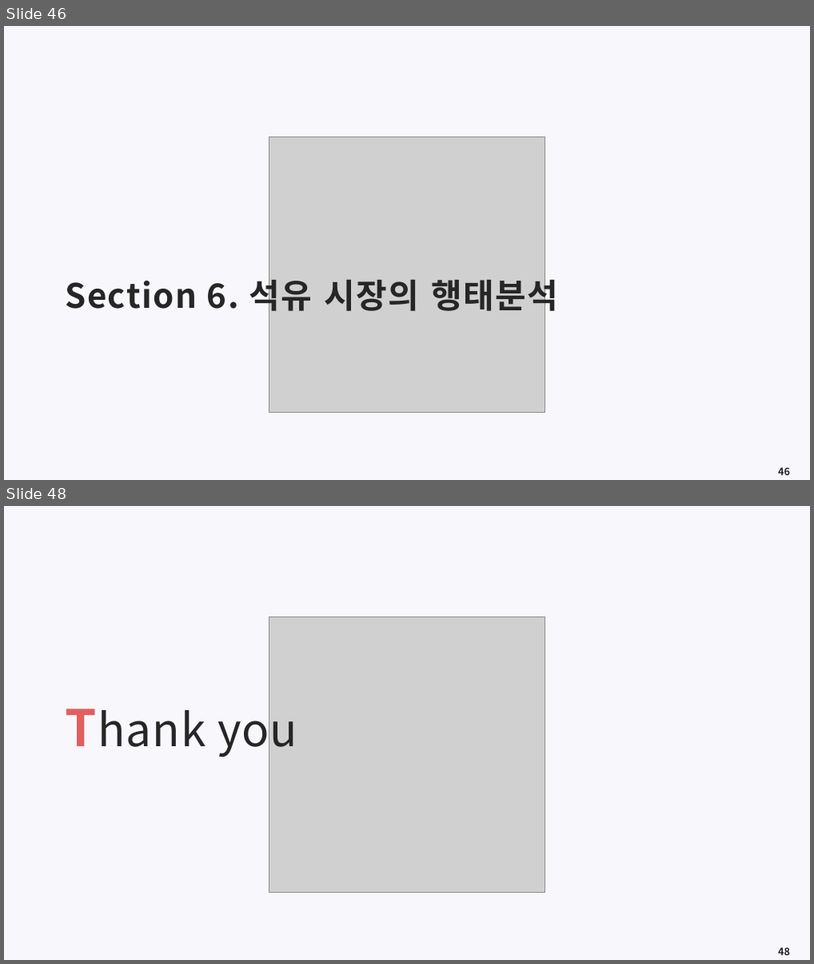
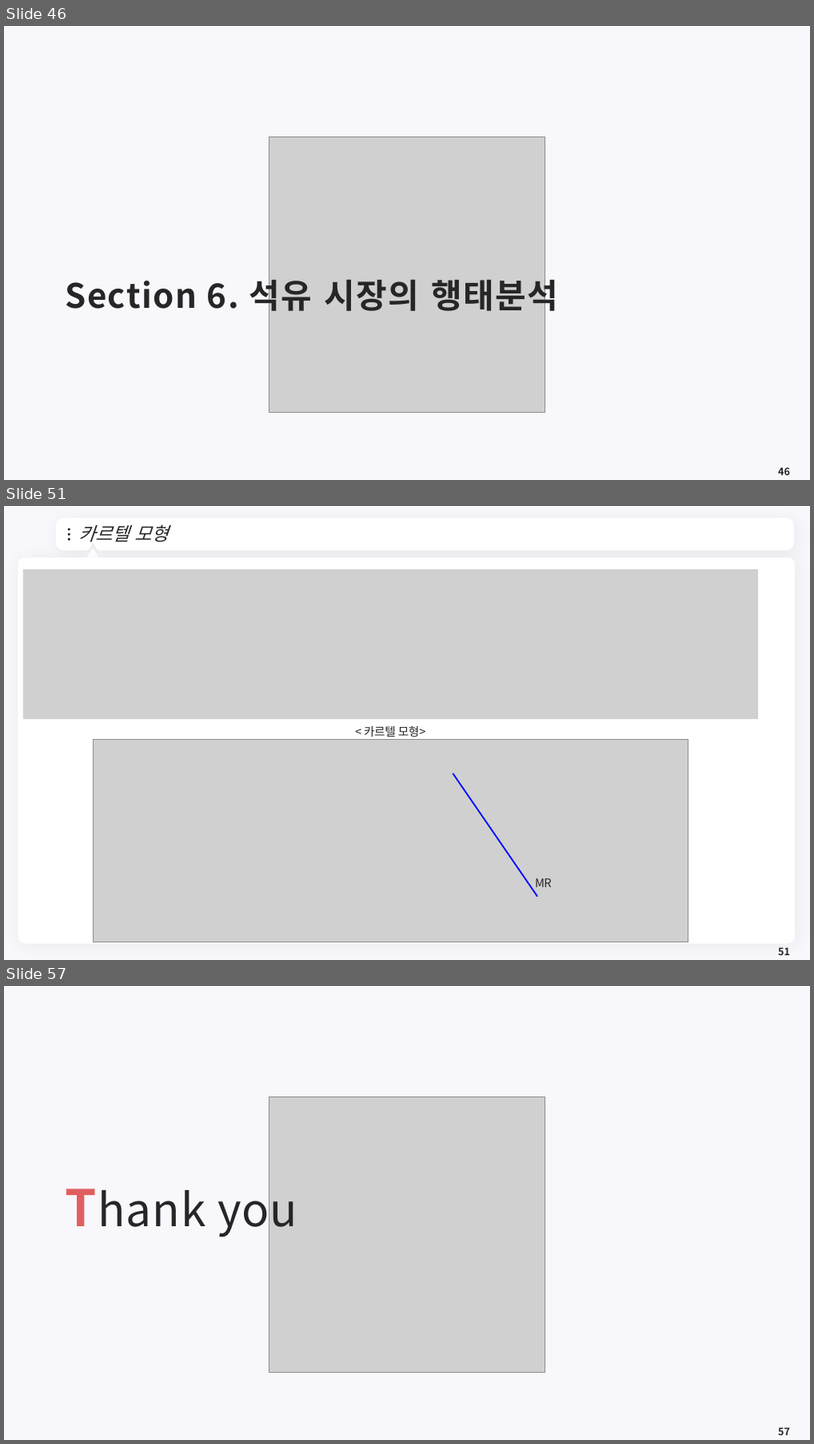
Before and after one commit to meandthey/Teaching, a slide deck: 에너지경제학/자원에너지경제학_Chapter_3 (석유).pptx. Shown one above the other, each under a label of ours: slides 46 and 48 before the commit, slides 46, 51 and 57 after it; the slides between them are not shown. The pictures are 814x964 and 814x1444 pixels, drawn with LibreOffice and Linux fonts; fonts in the diff are those of the drawing; grey boxes stand for pictures; background and template pictures are left out. Boxes give left, top, right and bottom in pixels: in the first picture for what was removed or moved away, otherwise in the second. Text is boxed around its words. In the diff, an @@ line names an element or a change of style, - is before the commit and + after.

```diff
--- a/에너지경제학/자원에너지경제학_Chapter_3 (석유).pptx
+++ b/에너지경제학/자원에너지경제학_Chapter_3 (석유).pptx
@@ slide 51 added at [4, 506, 810, 960], background #F8F7FC @@
@@ freeform shape added at [59, 521, 792, 548], fill #FFFFFF, outline #FFFFFF 7.25 pt @@
@@ ellipse added at [68, 528, 70, 531], fill #262626 @@
@@ title added at [78, 524, 168, 542], 22 pt, text #262626, italic @@
+카르텔 모형
@@ ellipse added at [68, 533, 70, 536], fill #262626 @@
@@ ellipse added at [68, 538, 70, 540], fill #262626 @@
@@ triangle added at [86, 550, 99, 562], fill #FFFFFF, outline #FFFFFF 3.75 pt @@
@@ freeform shape added at [775, 530, 782, 540], fill #FFFFFF @@
@@ rounded rectangle added at [18, 557, 796, 944], fill #FFFFFF @@
@@ picture added at [23, 569, 759, 719] @@
@@ picture added at [93, 739, 688, 941] @@
@@ text added at [364, 725, 426, 740], 14 pt, text #262626 @@
+< 카르텔 모형>
@@ line added from (453, 773) to (538, 896), #0001FE 1.7 pt @@
@@ text added at [535, 878, 552, 887], 14 pt, text #262626 @@
+MR
@@ page number added at [778, 947, 790, 955], 12 pt, text #262626, bold @@
+51
@@ what was slide 48 is now slide 57 @@
@@ page number at [778, 1427, 790, 1435]: text changed @@
-48
+57
```
Also in this commit, not shown: 1 slide changed, 8 other slides added, 1 other file.
